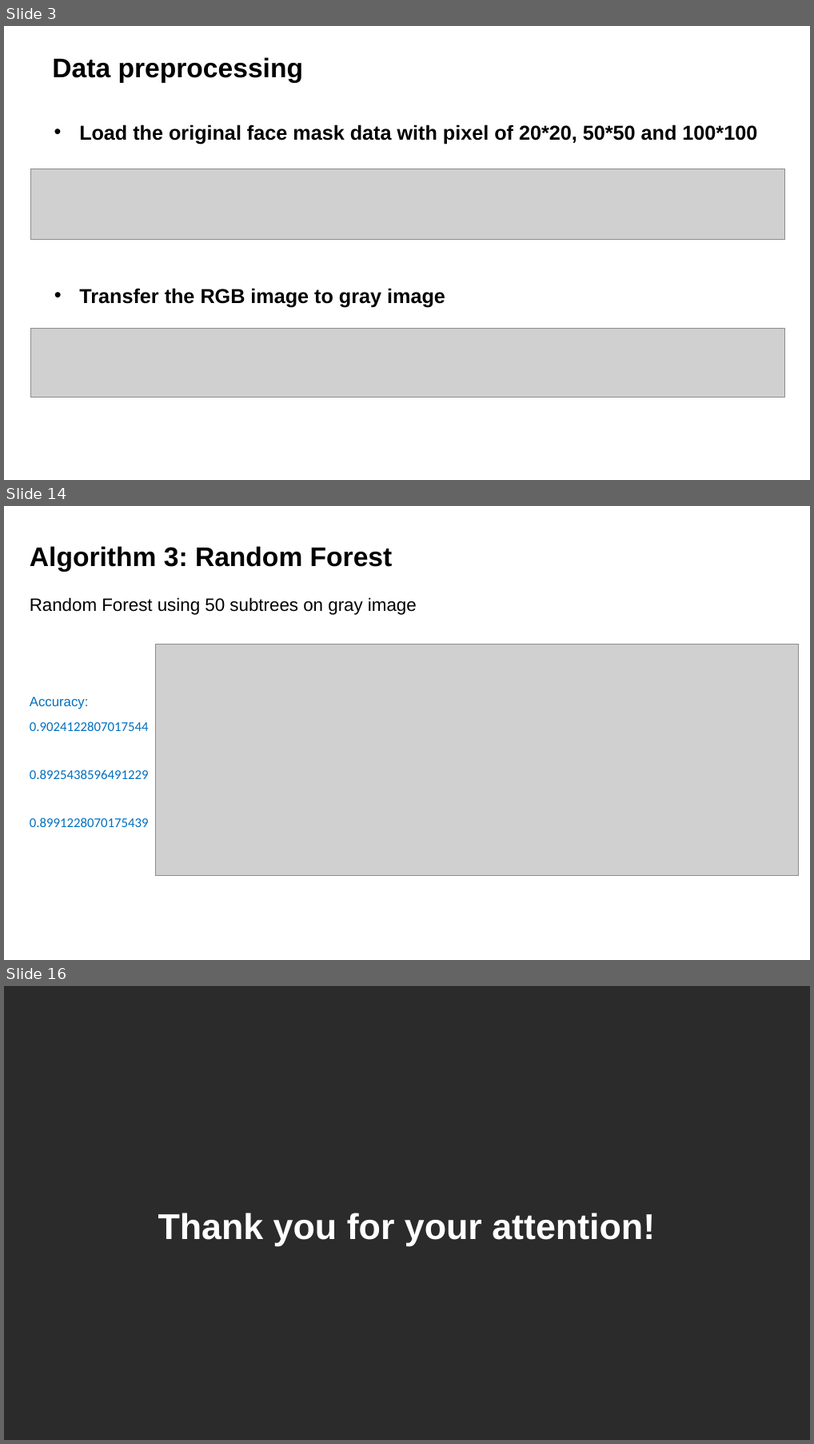
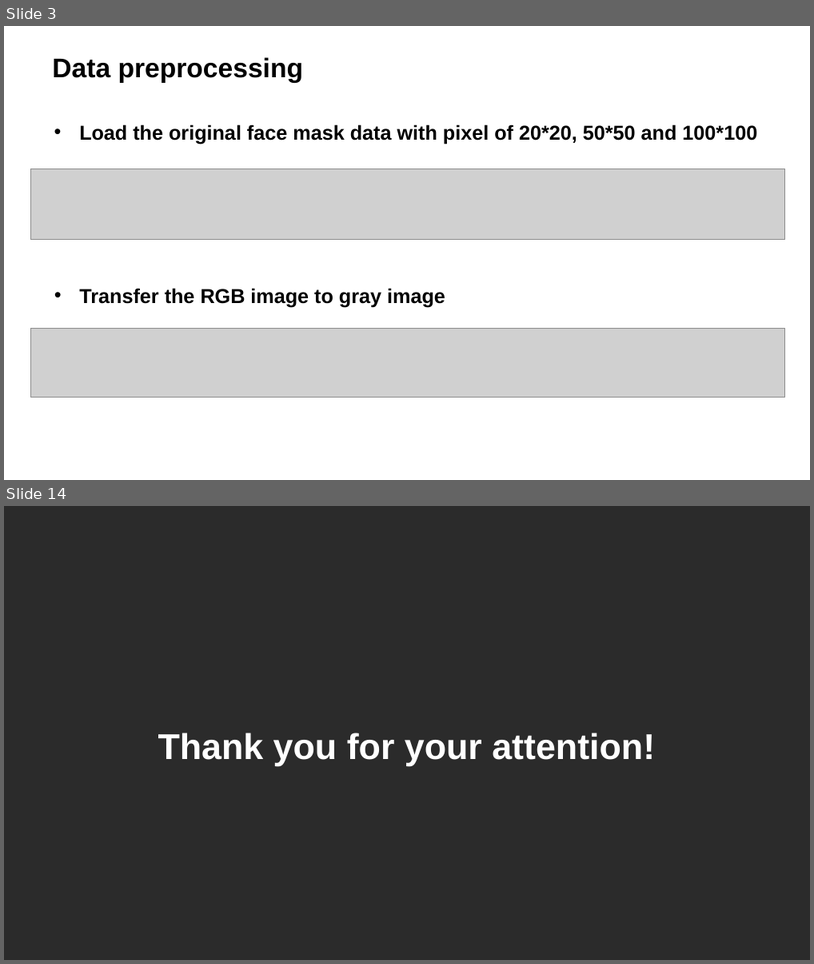
Before and after one commit to GuoJiaqi-1020/EE-475-ML-Final-Project, a slide deck: ML_Final_guojiaqi.pptx. Shown one above the other, each under a label of ours: slides 3, 14 and 16 before the commit, slides 3 and 14 after it; the slides between them are not shown. The pictures are 814x1444 and 814x964 pixels, drawn with LibreOffice and Linux fonts; fonts in the diff are those of the drawing; grey boxes stand for pictures; background and template pictures are left out; a plain dark background stands for a picture behind light text. Boxes give left, top, right and bottom in pixels: in the first picture for what was removed or moved away, otherwise in the second. Text is boxed around its words. In the diff, an @@ line names an element or a change of style, - is before the commit and + after.

```diff
--- a/ML_Final_guojiaqi.pptx
+++ b/ML_Final_guojiaqi.pptx
@@ slide 14 removed at [4,506,810,960], background picture (left out) @@
@@ text removed at [30,546,393,572] @@
-Algorithm 3: Random Forest
@@ text removed at [30,597,417,615] @@
-Random Forest using 50 subtrees on gray image
@@ picture removed at [157,644,799,876] @@
@@ text removed at [30,696,149,827] @@
-Accuracy: 0.9024122807017544 0.8925438596491229 0.8991228070175439
@@ page number removed at [582,926,770,950] @@
-13
@@ what was slide 16 is now slide 14 @@
```
Also in this commit, not shown: 8 slides changed, 2 slides added, 3 other slides removed, 2 other files.
